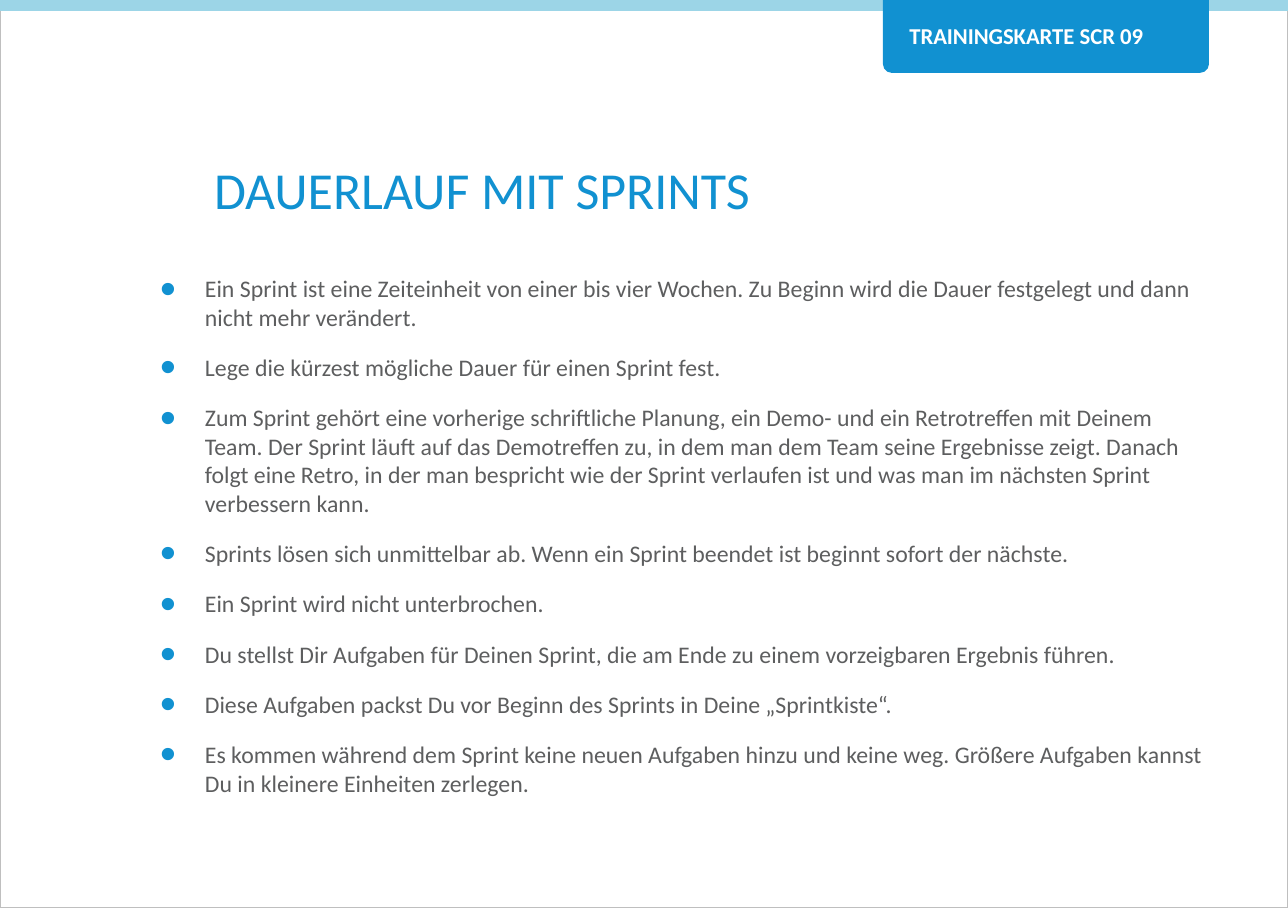
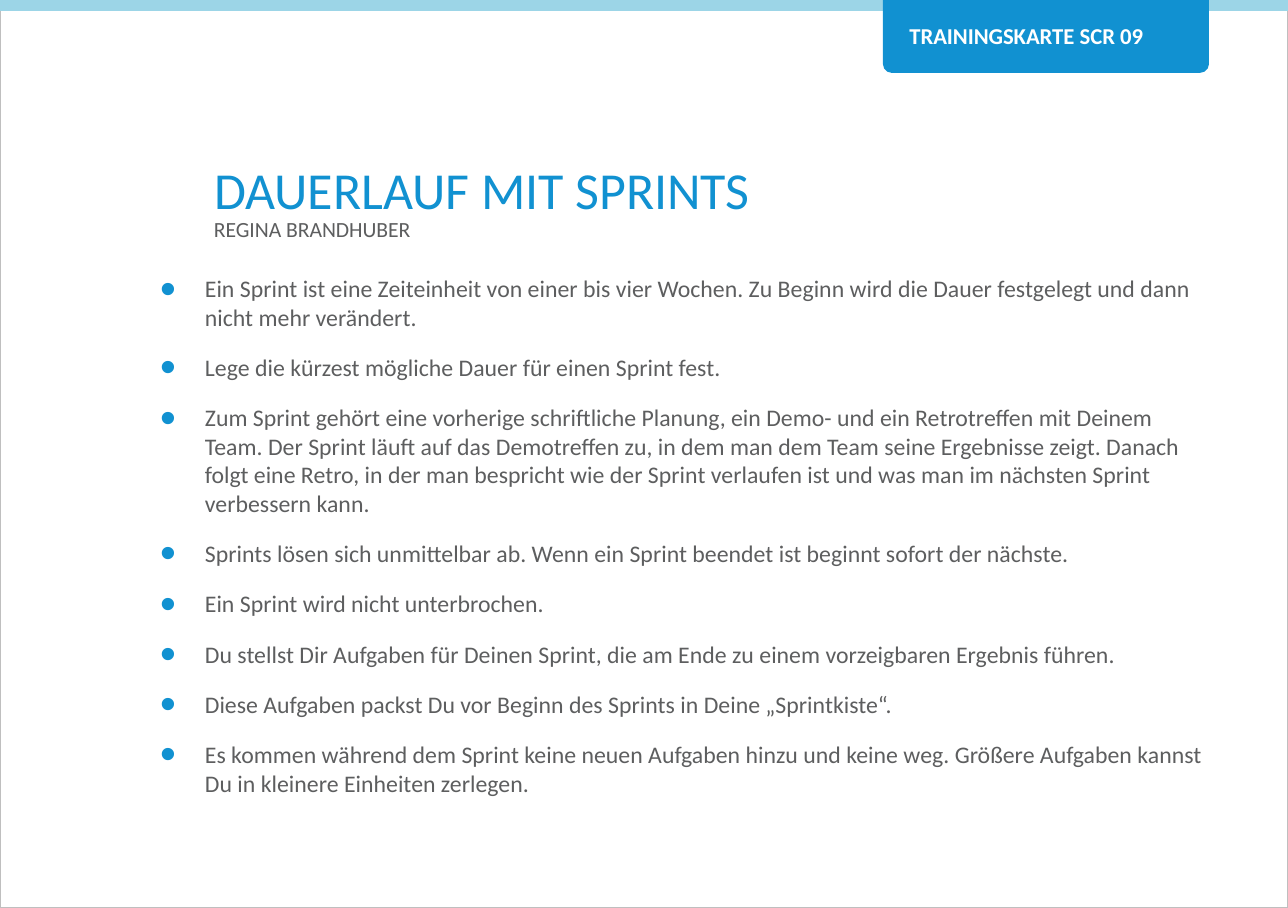
Before and after one commit to Teamtool/training-materials, a slide deck: slide 1 of training-cards/agile moves/Scrum (SCR)/ger/apprentice/ger_SCR_09_Dauerlauf_mit_Sprints_AM_A.pptx. Drawn at 1288x908 pixels with LibreOffice and Linux fonts; fonts in the diff are those of the drawing; background and template pictures are left out. Boxes give left, top, right and bottom in pixels: in the first picture for what was removed or moved away, otherwise in the second. Text is boxed around its words. In the diff, an @@ line names an element or a change of style, - is before the commit and + after.

```diff
--- a/training-cards/agile moves/Scrum (SCR)/ger/apprentice/ger_SCR_09_Dauerlauf_mit_Sprints_AM_A.pptx
+++ b/training-cards/agile moves/Scrum (SCR)/ger/apprentice/ger_SCR_09_Dauerlauf_mit_Sprints_AM_A.pptx
@@ text added at (214, 223, 410, 237), 10 pt, text #5D5E5F @@
+REGINA BRANDHUBER
```
Also in this commit, not shown: 1 other slide changed, 3 other files.
